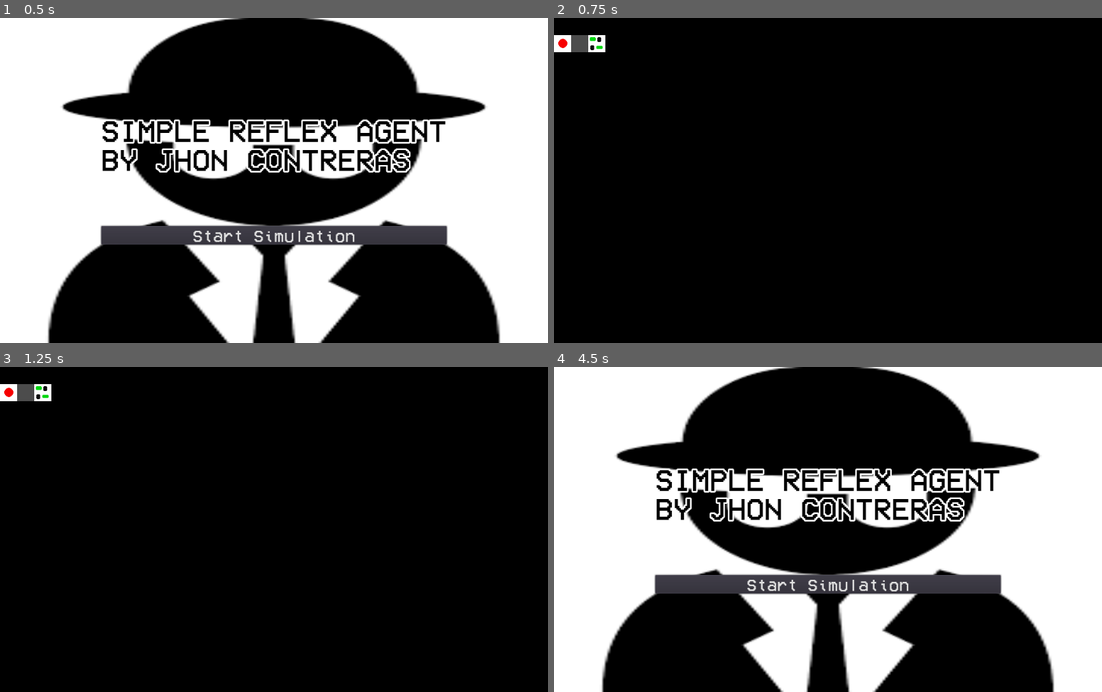
Above: before the commit, frames 1-4 (two rows, left to right).
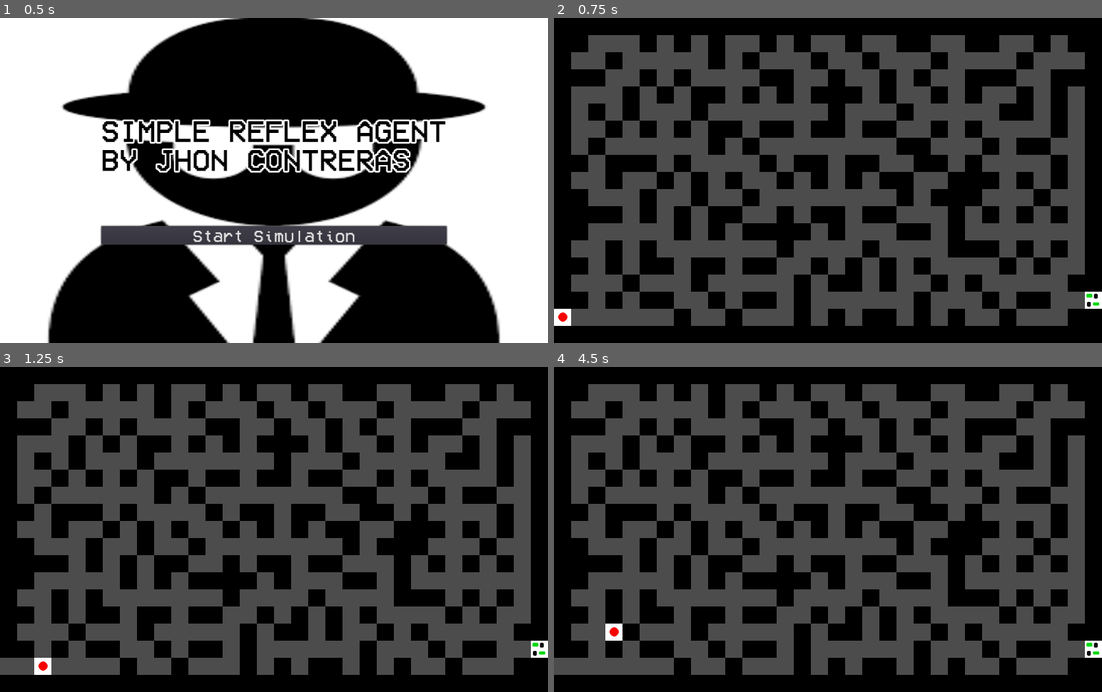
Above: after the commit, the same moments.

Repository: JhonH3avy/SimpleReflexAgent
Game: Godot game, scene res://Scenes/StartScreen.tscn
Two runs of this game, one before a commit and one after it. Both use one fixed random seed, a clock stepped at 60 frames per second and the inputs below.
Inputs (mouse positions are in pixels of both pictures, inside the frame that each line leads up to):
- Up to frame 1 (0.5 s): no input
- Up to frame 2 (0.75 s): click "Start Simulation" at 0.5 s
- Up to frame 3 (1.25 s): no input
- Up to frame 4 (4.5 s): click (828, 584) at 4.25 s, where only the run before the commit has a clickable "Go to main screen"

Frame 1 is identical in both runs. In frame 2, 52% of the frame differs, in the area x 0-100%, y 5-95%; in frame 3, 52%; in frame 4, 80%, in the area x 0-100%, y 0-100%.

Commit message:
fixed times to make agent quicker

Diff:
--- a/Scenes/Agent.tscn
+++ b/Scenes/Agent.tscn
@@ -33,5 +33,5 @@
 cast_to = Vector2( -32, 0 )
 
 [node name="AgentTimer" type="Timer" parent="."]
-wait_time = 1.5
+wait_time = 0.25
 [connection signal="timeout" from="AgentTimer" to="." method="_on_AgentTimer_timeout"]
--- a/Scenes/Game.tscn
+++ b/Scenes/Game.tscn
@@ -46,8 +46,6 @@
 format = 1
 tile_data = PoolIntArray( -1, 1, 0, -65536, 1, 0, -65535, 1, 0, -65534, 1, 0, -65533, 1, 0, -65532, 1, 0, -65531, 1, 0, …(9860 unchanged characters)…
 script = ExtResource( 3 )
-width = 3
-height = 3
 
 [node name="Agent" parent="." instance=ExtResource( 4 )]
 position = Vector2( 16, 16 )
--- a/Scripts/EndScreen.gd
+++ b/Scripts/EndScreen.gd
@@ -3,4 +3,6 @@
 
 
 func _on_Button_pressed():
-	get_tree().change_scene("res://Scenes/StartScreen.tscn")
+	var error = get_tree().change_scene("res://Scenes/StartScreen.tscn")
+	if error != OK:
+		print("Scene could not be loaded normally")
--- a/Scripts/Goal.gd
+++ b/Scripts/Goal.gd
@@ -10,7 +10,9 @@
 
 
 func _on_Goal_body_entered(body):
-	get_tree().change_scene("res://Scenes/EndScreen.tscn")
+	var error = get_tree().change_scene("res://Scenes/EndScreen.tscn")
+	if error != OK:
+		print("Scene could not be loaded normally")
 
 
 func position_exit(tile_position):
--- a/Scripts/StartScreen.gd
+++ b/Scripts/StartScreen.gd
@@ -3,4 +3,6 @@
 
 
 func _on_Button_pressed():
-	get_tree().change_scene("res://Scenes/Game.tscn")
+	var error = get_tree().change_scene("res://Scenes/Game.tscn")
+	if error != OK:
+		print("Scene could not be loaded normally")
